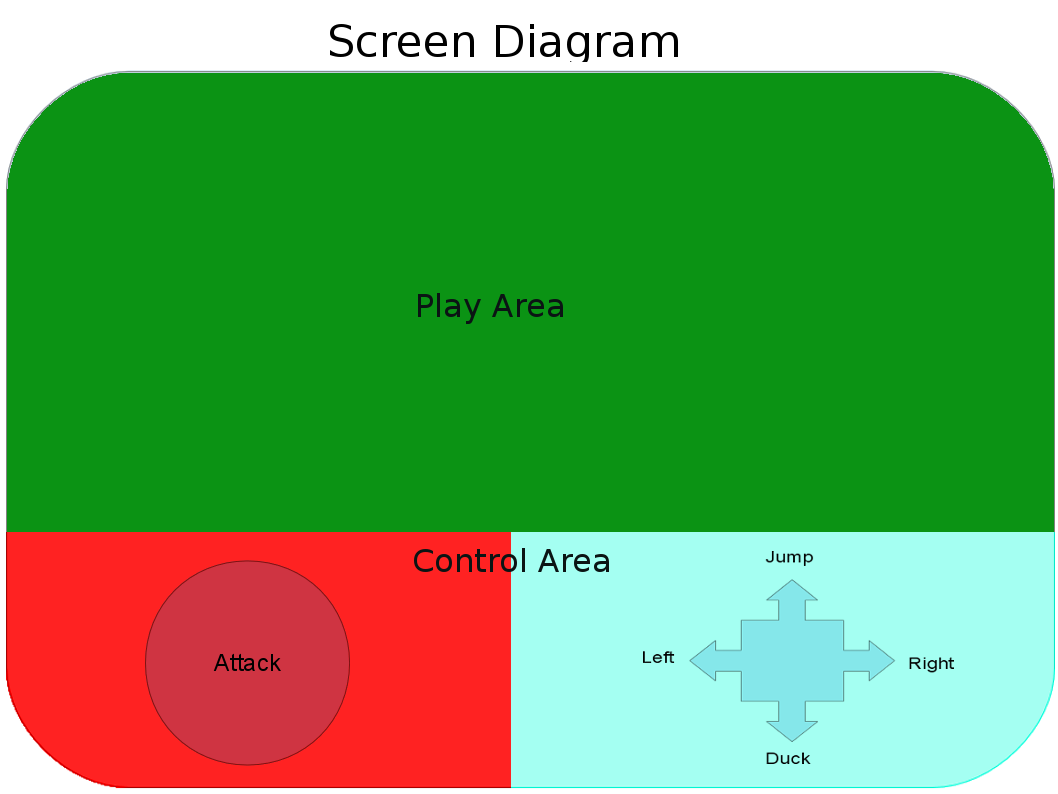
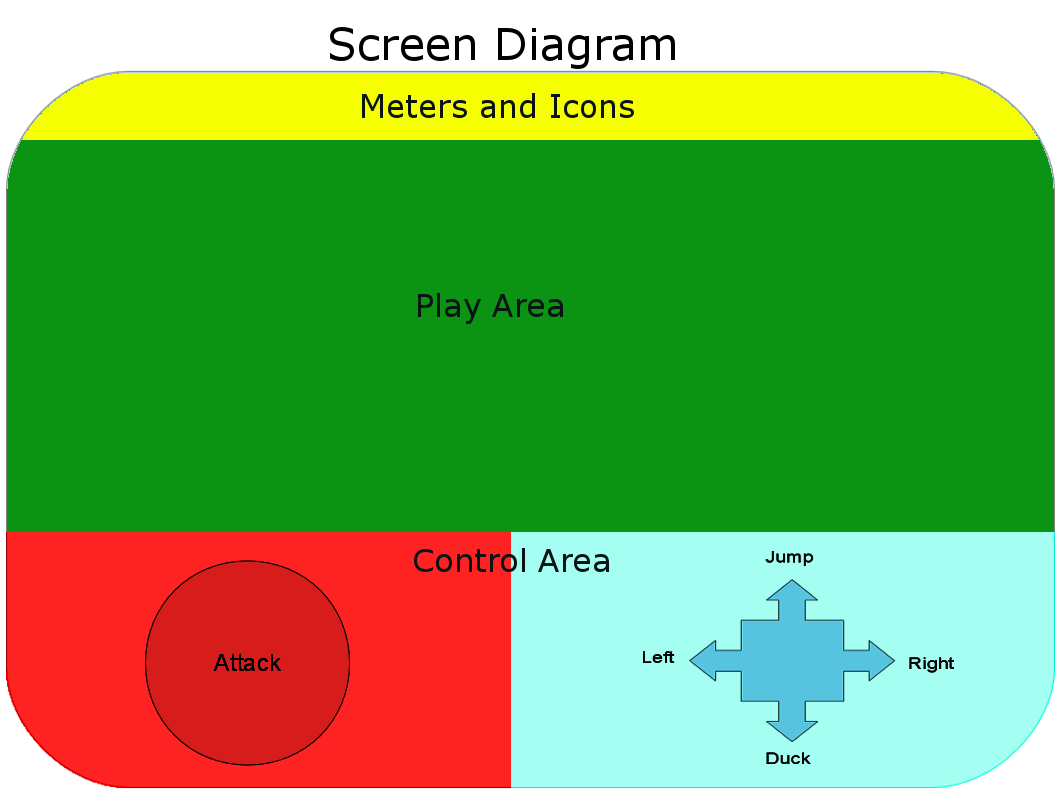
Comparing the layer stacks of the two 1058px x 794px images. Changes:
painted on "attack" over (x1=145, y1=560, x2=350, y2=766)
painted on "move" over (x1=643, y1=551, x2=954, y2=764)
painted on "Screen Diagram" over (x1=330, y1=24, x2=678, y2=69)
added layer "Meters and Icons" above "Play Area" over (x1=362, y1=93, x2=634, y2=118)
painted on "screen_diagram.png" over (x1=22, y1=73, x2=1039, y2=140)
